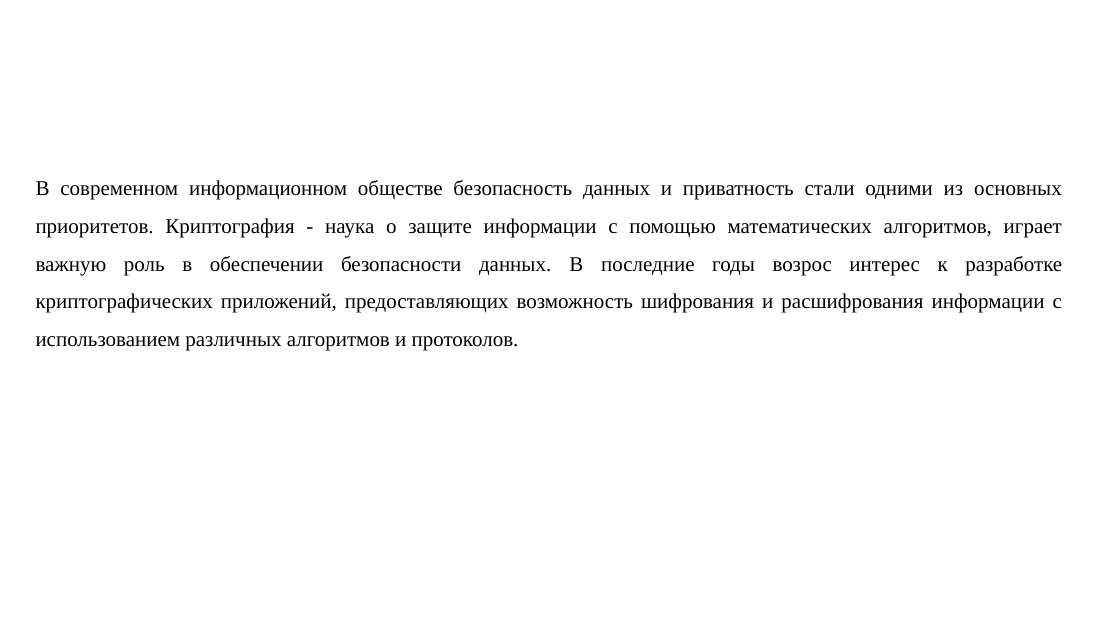
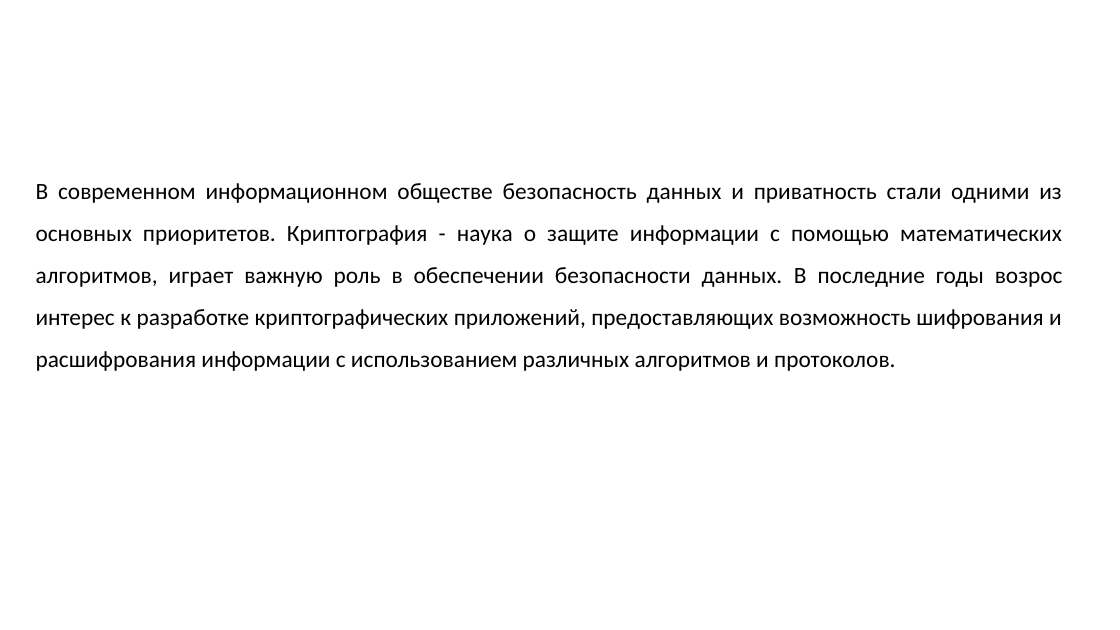
Before and after one commit to rad1anttt/diplom-_-, a slide deck: slide 2 of rad1anttt презентация.pptx. Drawn at 1120x630 pixels with LibreOffice and Linux fonts; fonts in the diff are those of the drawing; background and template pictures are left out. Boxes give left, top, right and bottom in pixels: in the first picture for what was removed or moved away, otherwise in the second. Text is boxed around its words. In the diff, an @@ line names an element or a change of style, - is before the commit and + after.

```diff
--- a/rad1anttt презентация.pptx
+++ b/rad1anttt презентация.pptx
@@ text "В современном информационном обществе безопасность ..." at [36,183,1063,371]: size 18 to 20 pt, font Times New Roman to Calibri @@
```
Also in this commit, not shown: 16 other slides changed, 7 slides added, 2 slides removed, 1 other file.
